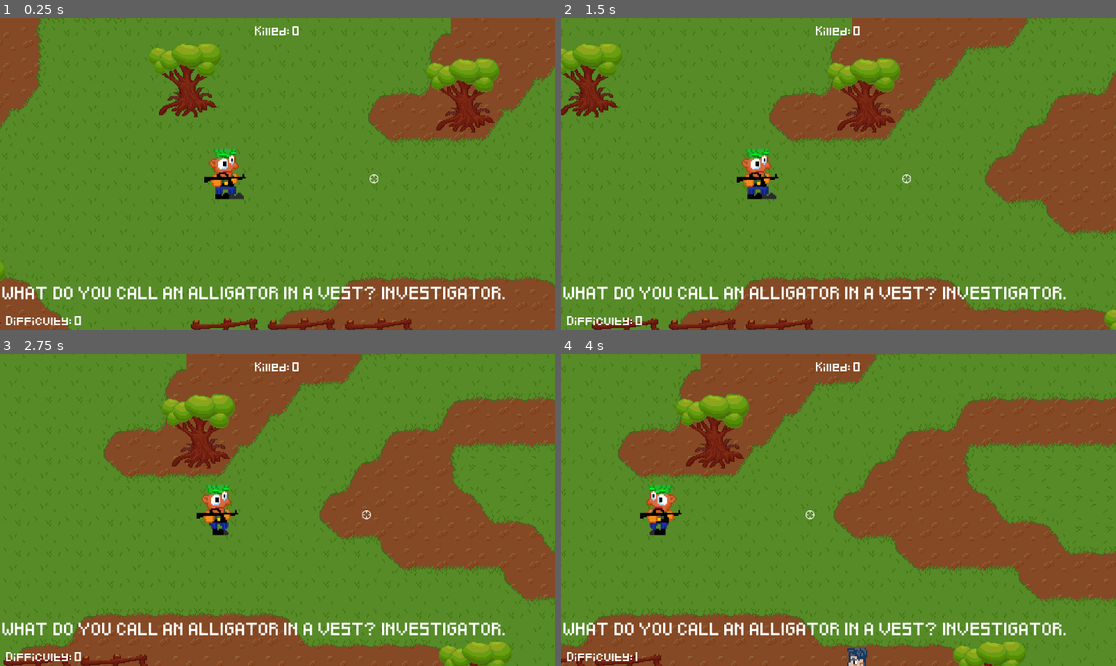
Above: before the commit, frames 1-4 (two rows, left to right).
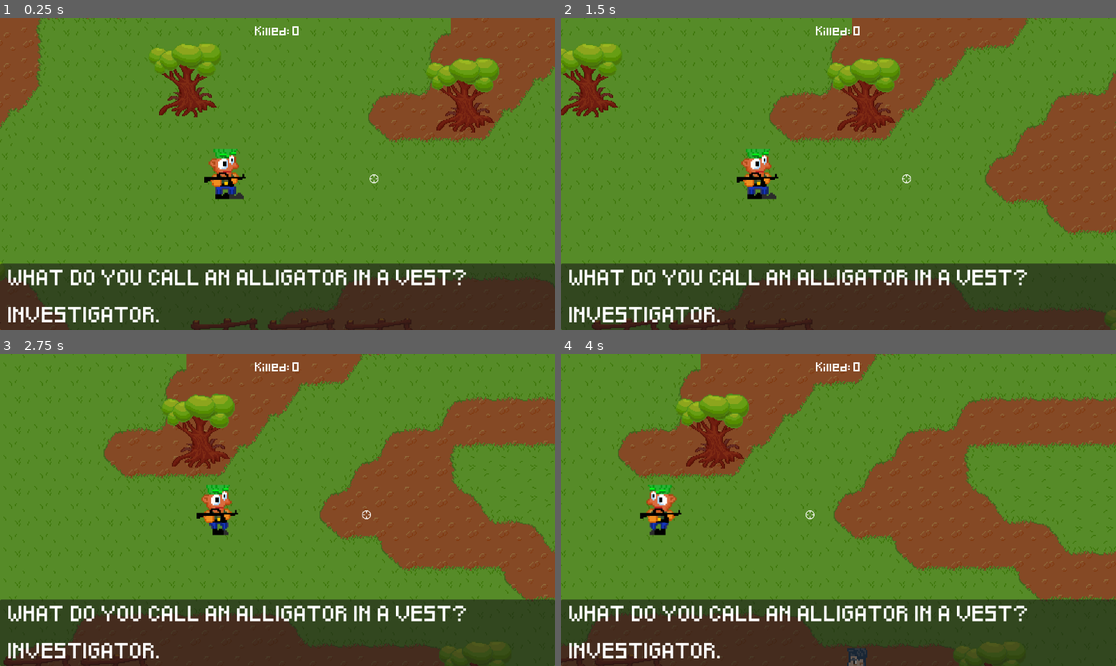
Above: after the commit, the same moments.

Repository: Fjonan/PeterPun
Game: Godot game, scene res://scenes/main.tscn
The game is run twice, just before and just after one commit, with the same random seed, the same clock (stepped at 60 frames per second) and the same inputs.
Inputs (mouse positions are in pixels of both pictures, inside the frame that each line leads up to):
- Up to frame 1 (0.25 s): no input
- Up to frame 2 (1.5 s): tap Enter (ui_accept) at 0.5, 0.77 s; move the mouse to (960, 158) at 0.52 s; hold Right (ui_right) 0.53-1.25 s; hold F 0.53-1.25 s; click (960, 158) at 0.67 s; drag from (727, 189) to (810, 236) at 1.27 s
- Up to frame 3 (2.75 s): move the mouse to (333, 441) at 2.02 s; hold Right (ui_right) from 2.03 s (still down); hold F from 2.03 s (still down); click (333, 441) at 2.17 s
- Up to frame 4 (4 s): release Right (ui_right) at 2.75 s; release F at 2.75 s; drag from (810, 572) to (672, 463) at 2.77 s; move the mouse to (1005, 556) at 3.52 s; hold Left (ui_left) from 3.53 s (still down); hold F from 3.53 s (still down); click (1005, 556) at 3.67 s; tap Enter (ui_accept) at 3.77 s

The runs differ from the first frame. In frame 1, 21% of the frame differs, in the area x 0-100%, y 78-100%; in frame 2, 21%; in frame 3, 21%; in frame 4, 21%.

Commit message:
better prompt

Diff:
--- a/scenes/main.tscn
+++ b/scenes/main.tscn
@@ -112,29 +112,33 @@
 size_flags_vertical = 3
 mouse_filter = 2
 
-[node name="PunRow" type="HBoxContainer" parent="CanvasLayer/VBoxContainer"]
-layout_mode = 2
-mouse_filter = 2
-script = ExtResource("6_qlddw")
-green = Color(1, 0.588235, 0, 1)
-red = Color(1, 1, 1, 1)
-
-[node name="PunRow1Label" type="Label" parent="CanvasLayer/VBoxContainer/PunRow"]
-layout_mode = 2
-theme_override_fonts/font = ExtResource("5_jnemn")
-
-[node name="RichTextLabel" type="RichTextLabel" parent="CanvasLayer/VBoxContainer/PunRow"]
-clip_contents = false
+[node name="Panel" type="Panel" parent="CanvasLayer/VBoxContainer"]
 layout_mode = 2
 size_flags_horizontal = 3
+size_flags_vertical = 3
+size_flags_stretch_ratio = 0.3
+script = ExtResource("6_qlddw")
+
+[node name="RichTextLabel" type="RichTextLabel" parent="CanvasLayer/VBoxContainer/Panel"]
+clip_contents = false
+layout_mode = 1
+anchors_preset = 10
+anchor_right = 1.0
+offset_left = 17.0
+offset_top = -15.0
+offset_right = -12.0
+offset_bottom = 139.0
+grow_horizontal = 2
+size_flags_horizontal = 3
 theme_override_fonts/normal_font = ExtResource("5_jnemn")
-theme_override_font_sizes/normal_font_size = 22
+theme_override_font_sizes/normal_font_size = 27
 bbcode_enabled = true
-text = "I was wondering why the ball was getting bigger. Then it hit me."
+text = "Heard a cheese factory exploded in France. Nothing left but de Brie!"
 fit_content = true
 scroll_active = false
 
 [node name="BottomRow" type="HBoxContainer" parent="CanvasLayer/VBoxContainer"]
+visible = false
 layout_mode = 2
 mouse_filter = 2
 
--- a/scripts/main.gd
+++ b/scripts/main.gd
@@ -12,7 +12,7 @@
 @onready var bullet_manager = $BulletManager
 @onready var player = $Player
 
-@onready var pun1 = $CanvasLayer/VBoxContainer/PunRow
+@onready var pun1 = $CanvasLayer/VBoxContainer/Panel
 
 @onready var difficulty_value = $CanvasLayer/VBoxContainer/BottomRow/HBoxContainer/DifficultyValue
 @onready var killed_value = $CanvasLayer/VBoxContainer/TopRow2/TopRow/EnemiesKilledValue
